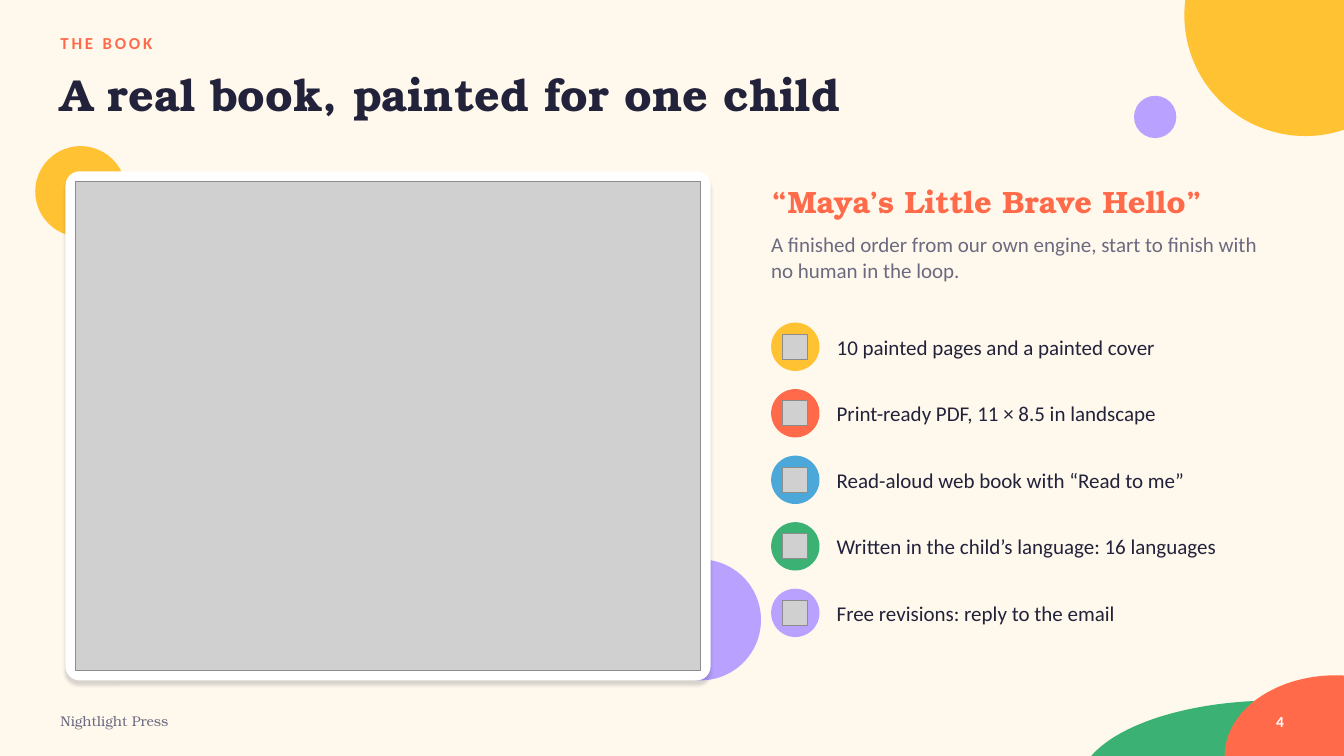
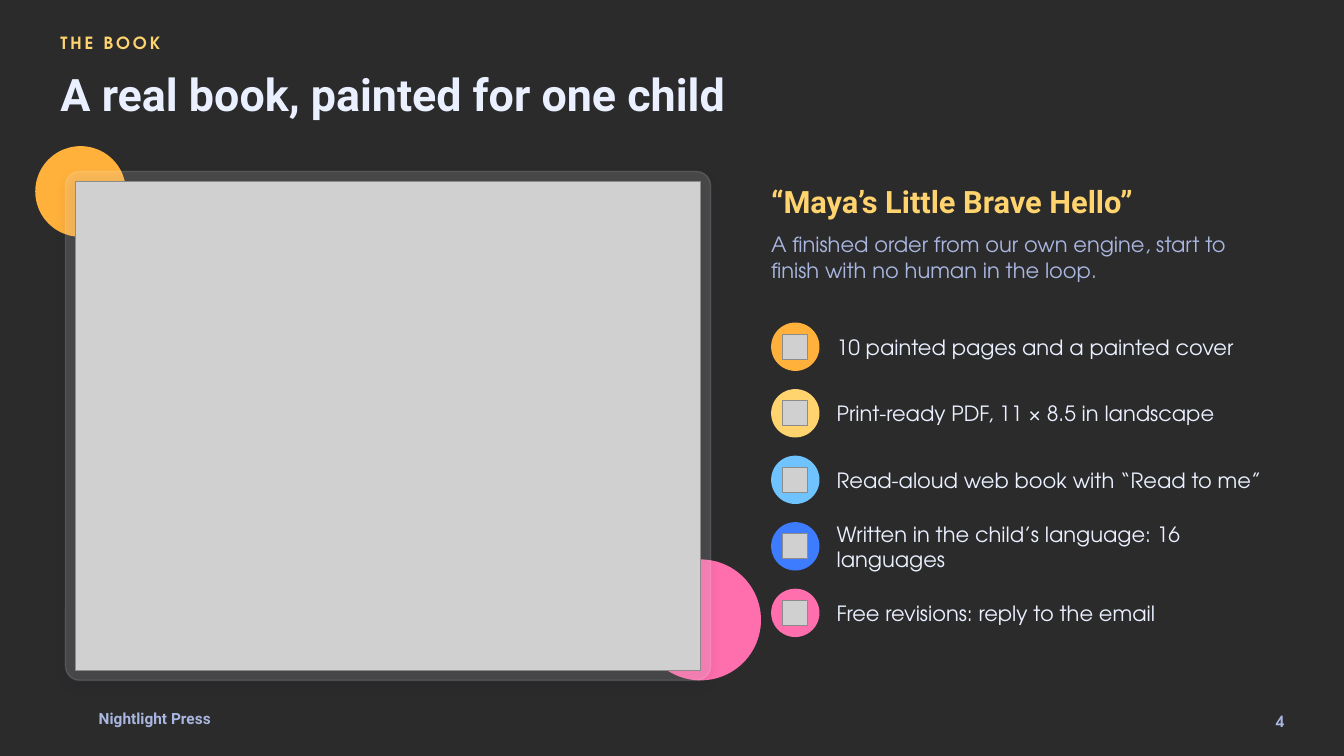
Before and after one commit to vnmoorthy/nightlight-press, a slide deck: slide 4 of deck/Nightlight.pptx. Drawn at 1344x756 pixels with LibreOffice and Linux fonts; fonts in the diff are those of the drawing; grey boxes stand for pictures; background and template pictures are left out; a plain dark background stands for a picture behind light text. Boxes give left, top, right and bottom in pixels: in the first picture for what was removed or moved away, otherwise in the second. Text is boxed around its words. In the diff, an @@ line names an element or a change of style, - is before the commit and + after.

Commit message:
Deck rebuilt on the Magic Hour theme with the final screens

```diff
--- a/deck/Nightlight.pptx
+++ b/deck/Nightlight.pptx
@@ background #FFF8EC to picture (left out) @@
@@ ellipse removed at bbox=[1185, 0, 1344, 136] @@
@@ text "THE BOOK" at bbox=[60, 36, 161, 49]: font Calibri to TeX Gyre Adventor, text colour #FF6B4A to #FFD36E @@
@@ title "A real book, painted for ..." at bbox=[60, 77, 724, 120]: font TeX Gyre Bonum to Roboto, text colour #22223B to #EAF0FF @@
@@ ellipse removed at bbox=[1134, 96, 1177, 138] @@
@@ ellipse at bbox=[35, 146, 126, 237]: fill #FFC233 to #FFB13B @@
@@ rounded rectangle at bbox=[66, 171, 711, 681]: fill #FFFFFF to #FFFFFF at 14% opacity; outline none to #FFFFFF 1 pt; shadow changed @@
@@ text "“Maya’s Little Brave Hello”" at bbox=[771, 189, 1132, 220]: font TeX Gyre Bonum to Roboto, text colour #FF6B4A to #FFD36E @@
@@ text "A finished order from our ..." at bbox=[771, 236, 1225, 282]: font Calibri to TeX Gyre Adventor, text colour #6B6A80 to #A9B6E0 @@
@@ ellipse at bbox=[771, 323, 820, 371]: fill #FFC233 to #FFB13B @@
@@ ellipse at bbox=[771, 389, 820, 438]: fill #FF6B4A to #FFD36E @@
@@ ellipse at bbox=[771, 456, 820, 504]: fill #4DA8DA to #6FC3FF @@
@@ ellipse at bbox=[771, 522, 820, 571]: fill #3BB273 to #3D7BFF @@
@@ ellipse at bbox=[640, 560, 761, 681]: fill #B8A1FF to #FF6FAE @@
@@ ellipse at bbox=[771, 589, 820, 637]: fill #B8A1FF to #FF6FAE @@
@@ font Calibri to TeX Gyre Adventor, text colour #22223B to #EAF0FF in 5 elements at bbox=[837, 339, 1234, 360], bbox=[837, 405, 1215, 425], bbox=[837, 472, 1261, 489], bbox=[837, 526, 1180, 572], bbox=[837, 605, 1155, 625] @@
@@ ellipse removed at bbox=[1225, 676, 1344, 756] @@
@@ text "Nightlight Press": place and size @@
-text "Nightlight Press" at bbox=[60, 716, 169, 730]
+text "Nightlight Press" at bbox=[99, 712, 211, 727]
@@ text "Nightlight Press" at bbox=[99, 712, 211, 727]: size 10 to 11 pt, font TeX Gyre Bonum to Roboto, text colour #6B6A80 to #A9B6E0, bold on @@
@@ ellipse removed at bbox=[1079, 701, 1344, 756] @@
@@ page number at bbox=[1276, 715, 1285, 727]: font Calibri to TeX Gyre Adventor, text colour #FFFFFF to #A9B6E0 @@
```
Also in this commit, not shown: 9 other slides changed, 1 other file.
